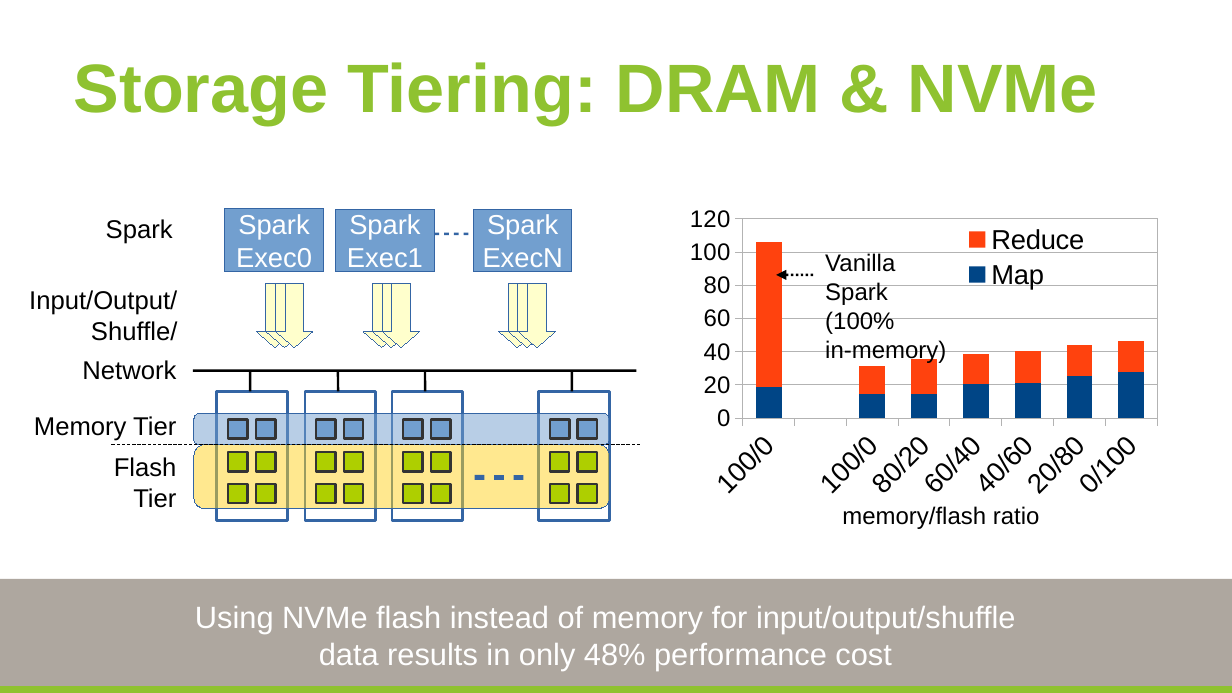
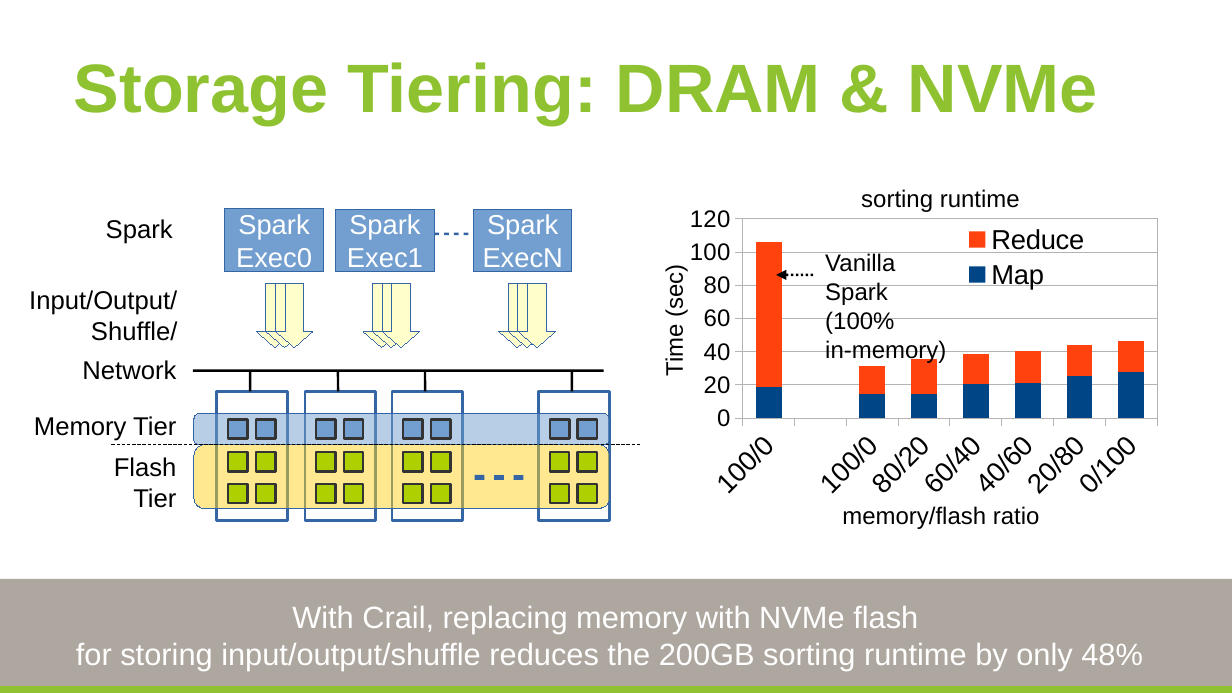
Before and after one commit to huangyibo/spark-summit-17, a slide deck: slide 26 of template.odp. Drawn at 1232x693 pixels with LibreOffice and Linux fonts; fonts in the diff are those of the drawing; background and template pictures are left out. Boxes give left, top, right and bottom in pixels: in the first picture for what was removed or moved away, otherwise in the second. Text is boxed around its words. In the diff, an @@ line names an element or a change of style, - is before the commit and + after.

```diff
--- a/template.odp
+++ b/template.odp
@@ text added at bbox=[861, 189, 1020, 212], 14 pt, text #000000 @@
+sorting runtime
@@ text added at bbox=[661, 269, 688, 375], 14 pt, text #000000 @@
+Time (sec)
@@ line moved from (192, 371) - (636, 371) to (192, 371) - (604, 371) @@
@@ text at bbox=[76, 606, 1143, 671]: text changed @@
-Using NVMe flash instead of memory for input/output/shuffle
-data results in only 48% performance cost
+With Crail, replacing memory with NVMe flash
+for storing input/output/shuffle reduces the 200GB sorting runtime by only 48%
```
Also in this commit, not shown: 4 other slides changed, 1 slide added, 1 slide removed, 1 other file.
